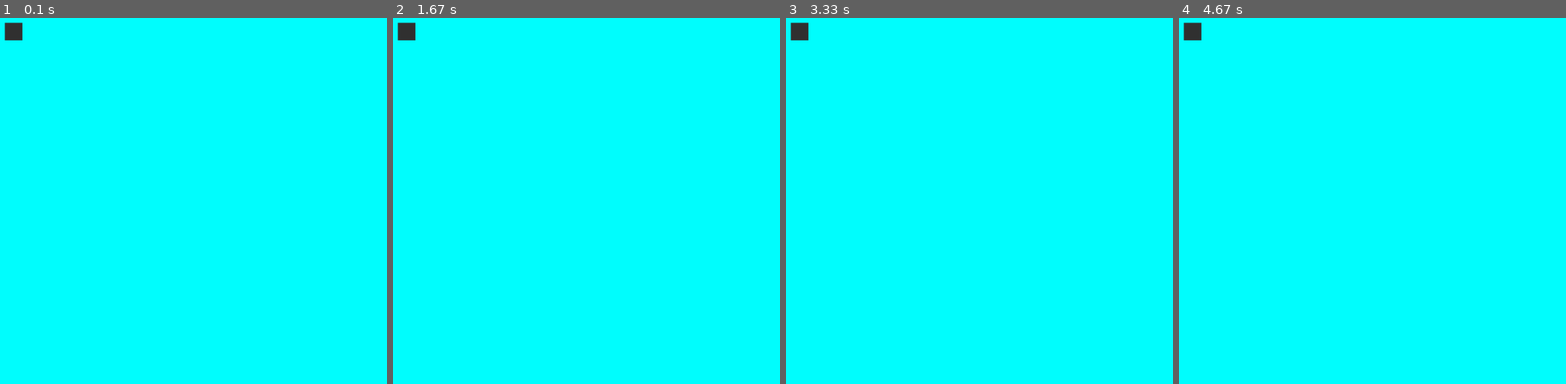
Above: before the commit, frames 1-4 (left to right).
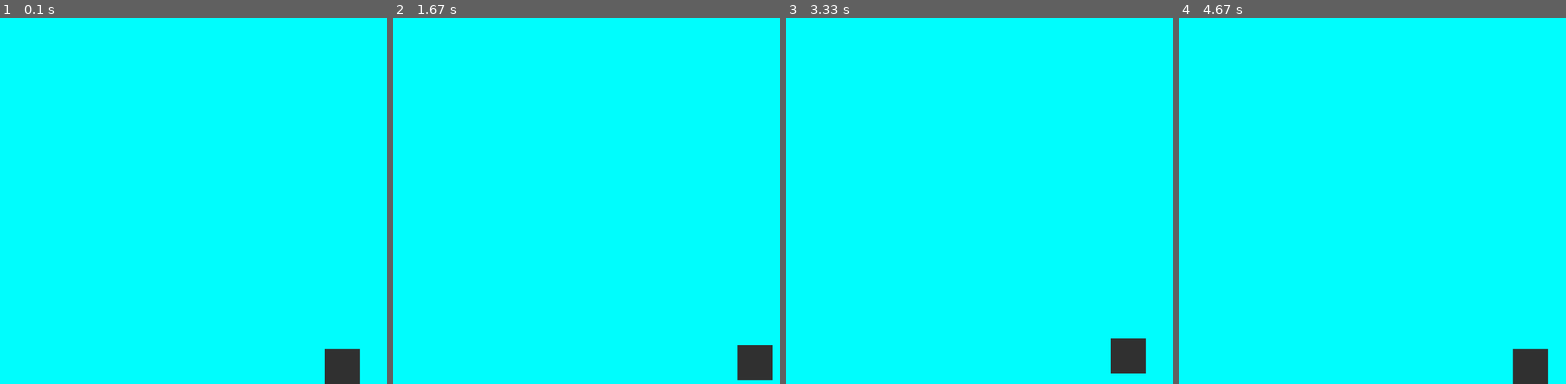
Above: after the commit, the same moments.

Repository: jirusv23/prvni_pygame
Game: pygame game, started from src/MARIO.py
Same seed, same stepped clock (60 frames per second), same inputs: the game is played once before the commit and once after it.
Inputs:
- Up to frame 1 (0.1 s): no input
- Up to frame 2 (1.67 s): hold Right 0.33-0.8 s; hold Up 0.83-1.13 s; hold Right 1.17-1.63 s
- Up to frame 3 (3.33 s): hold Left 1.67-2.2 s; hold Down 2.23-2.53 s; hold Left 2.57-2.97 s; hold Up from 3 s (still down)
- Up to frame 4 (4.67 s): release Up at 3.37 s; hold Right 3.4-4.03 s; hold Down 4.07-4.43 s; hold Left from 4.47 s (still down)

The runs differ from the first frame. In frame 1, 1.1% of the frame differs, in the area x 1-94%, y 1-100%; in frame 2, 1.1%, in the area x 1-99%, y 1-99%; in frame 3, 1.1%; in frame 4, 1.1%.

Commit message:
Zakladni pohyby a zdi v obrazovce

Diff:
--- a/src/MARIO.py
+++ b/src/MARIO.py
@@ -6,14 +6,18 @@
 rozliseni_okna = (1920,1080)
 barva_okna = (0,255,255)
 
+rychlost_gravitace = 0.5
 #definice čtverce
 barva_ctverce = (50,50,50)
-velikost_ctverce_x,velikost_ctverce_y = 50,50
+velikost_ctverce_x, velikost_ctverce_y = 100,100
+rychlost_ctverce = 1
 
+pozice_ctverce_x = (rozliseni_okna[0]/2) #začne uprostřed
+pozice_ctverce_y = rozliseni_okna[1] #začne dole
 
 #Začátek programu
 
-okno = pygame.display.set_mode(rozliseni_okna, pygame.FULLSCREEN) #vydefinuje okno
+okno = pygame.display.set_mode(rozliseni_okna, ) #vydefinuje okno
 
 while True: #ZAKLAD
     for udalost in pygame.event.get():
@@ -27,9 +31,36 @@
     if stiknute_klavesy[pygame.K_ESCAPE]: #pokuď escape tak quit
         pygame.quit()
 
+# POHYB
+    if stiknute_klavesy[pygame.K_LEFT]:
+        pozice_ctverce_x -= rychlost_ctverce
+    if stiknute_klavesy[pygame.K_RIGHT]:
+        pozice_ctverce_x += rychlost_ctverce
+    if stiknute_klavesy[pygame.K_UP]:
+        pozice_ctverce_y -= rychlost_ctverce*2
+    if stiknute_klavesy[pygame.K_DOWN]:
+        pozice_ctverce_y += rychlost_ctverce
 
-    okno.fill(barva_okna) #barva okna
+    if pozice_ctverce_x < 0: #LEVA STRANA
+        pozice_ctverce_x = 0
+    if pozice_ctverce_y < 0: #HORNÍ STRANA
+        pozice_ctverce_y = 0
 
-    pygame.draw.rect(okno, barva_ctverce, (velikost_ctverce_x,velikost_ctverce_y,50,50))
+    if pozice_ctverce_x >= rozliseni_okna[0] - velikost_ctverce_x: #PRAVA
+        pozice_ctverce_x = rozliseni_okna[0] - velikost_ctverce_x
+    if pozice_ctverce_y >= rozliseni_okna[1] - velikost_ctverce_y: #DOLNI STRANA
+        pozice_ctverce_y = rozliseni_okna[1] - velikost_ctverce_y
 
+
+    try: okno.fill(barva_okna) #barva okna
+    except pygame.error: #prevents error
+        break
+
+    if (pozice_ctverce_y + velikost_ctverce_y) < rozliseni_okna[1]: #každej frame posune čtverec dolu kdyz je ve vzduchu
+        pozice_ctverce_y += rychlost_gravitace
+
+    pygame.draw.rect(okno, barva_ctverce,(pozice_ctverce_x, pozice_ctverce_y,
+                                          velikost_ctverce_x,velikost_ctverce_y))
+
+    print("Čtverec x: " + str(pozice_ctverce_x) +"čtverec y:" + str(pozice_ctverce_y))
     pygame.display.update()
